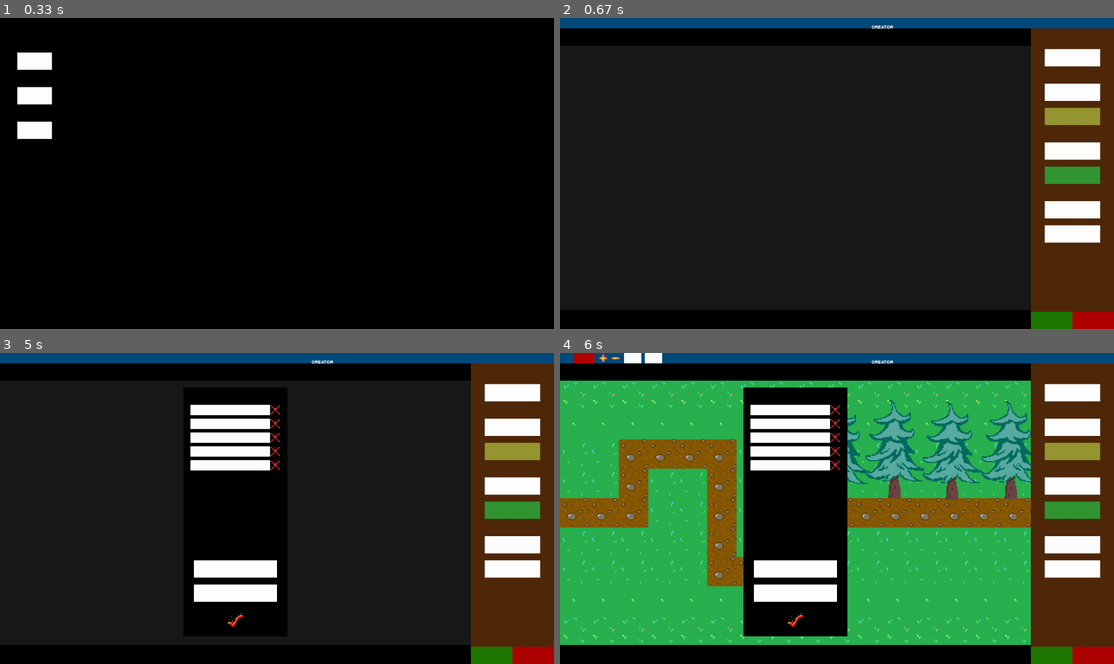
Above: before the commit, frames 1-4 (two rows, left to right).
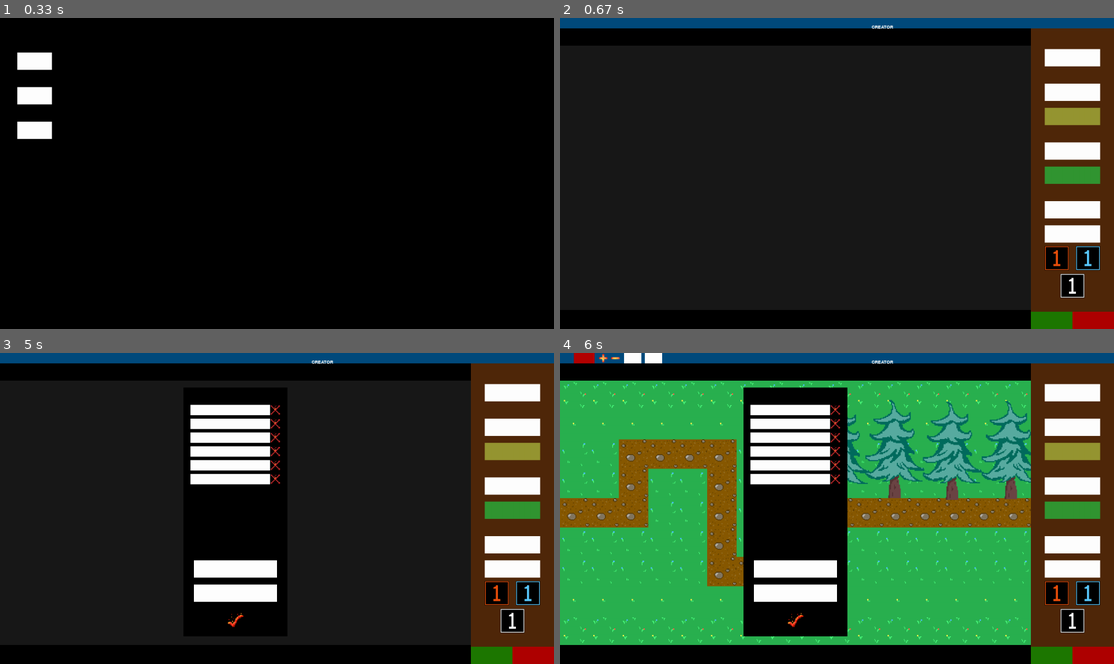
Above: after the commit, the same moments.

Repository: Markuss2b/td
Game: pygame game, started from main.py
Same seed, same stepped clock (60 frames per second), same inputs: the game is played once before the commit and once after it.
Inputs (mouse positions are in pixels of both pictures, inside the frame that each line leads up to):
- Up to frame 1 (0.33 s): no input
- Up to frame 2 (0.67 s): click (593, 95) at 0.38 s
- Up to frame 3 (5 s): click (498, 592) at 0.72 s; click (526, 592) at 2.05 s; click (509, 620) at 3.38 s; click (509, 393) at 4.72 s
- Up to frame 4 (6 s): click (1008, 502) at 5.05 s; click (1069, 393) at 5.38 s; click (792, 424) at 5.72 s

Frame 1 is identical in both runs. In frame 2, 1.0% of the frame differs, in the area x 87-98%, y 73-91%; in frame 3, 1.6%, in the area x 34-98%, y 38-91%; in frame 4, 1.6%.

Commit message:
Made obstacle placement more comfortable, Obstacles have dynamic sizes based off their original size, Added multiple number styles for displaying path for visibility purposes, New tiles

Diff:
--- /dev/null
+++ b/all_maps/firemap/paths/first_path.txt
@@ -0,0 +1,9 @@
+0 0 0 0 0 0 0 0 0 0 0 0 0 0 0 0
+0 0 0 0 0 0 0 0 0 0 0 0 0 0 0 0
+0 0 0 0 0 0 0 0 0 0 0 0 0 0 0 0
+0 0 4 5 6 7 0 0 0 13 14 15 0 0 20 21
+1 2 3 0 0 8 9 10 11 12 0 16 17 18 19 22
+0 0 0 0 0 0 0 0 0 0 0 0 0 0 0 23
+0 0 0 0 0 0 0 0 0 0 0 0 0 0 0 24
+0 0 0 0 0 0 0 0 0 0 0 0 0 0 0 25
+41 40 39 38 37 36 35 34 33 32 31 30 29 28 27 26
--- /dev/null
+++ b/all_maps/firemap/tower_availability.txt
@@ -0,0 +1,9 @@
+O O O O O O O O O O O O O O O O
+O O O O O O O O O O O O O O O O
+O O O O O O O O O O O O O O O O
+O O X X X X O O O X X X O O X X
+X X X O O X X X X X O X X X X X
+O O O O O O O O O O O O O O O X
+O O O O O O O O O O O O O O O X
+O O O O O O O O O O O O O O O X
+X X X X X X X X X X X X X X X X
--- /dev/null
+++ b/all_maps/firemap/visual_map.txt
@@ -0,0 +1,9 @@
+T_Grass_BG.png T_Burning_BG.png T_Grass_BG.png T_Burning_BG.png T_Grass_BG.png T_Burning_BG.png T_Grass_BG.png T_Burning_BG.png T_Grass_BG.png T_Burning_BG.png T_Grass_BG.png T_Burning_BG.png T_Grass_BG.png T_Burning_BG.png T_Grass_BG.png T_Burning_BG.png
+T_Burning_BG.png T_Grass_BG.png T_Burning_BG.png T_Grass_BG.png T_Burning_BG.png T_Grass_BG.png T_Burning_BG.png T_Grass_BG.png T_Burning_BG.png T_Grass_BG.png T_Burning_BG.png T_Grass_BG.png T_Burning_BG.png T_Grass_BG.png T_Burning_BG.png T_Grass_BG.png
+T_Grass_BG.png T_Burning_BG.png T_Grass_BG.png T_Burning_BG.png T_Grass_BG.png T_Burning_BG.png T_Grass_BG.png T_Burning_BG.png T_Grass_BG.png T_Burning_BG.png T_Grass_BG.png T_Burning_BG.png T_Grass_BG.png T_Burning_BG.png T_Grass_BG.png T_Burning_BG.png
+T_Burning_BG.png T_Grass_BG.png T_Burning_2.png T_Grass_BG.png T_Burning_3.png T_Grass_BG.png T_Burning_BG.png T_Grass_BG.png T_Burning_BG.png T_Grass_BG.png T_Burning_3.png T_Grass_BG.png T_Burning_BG.png T_Grass_BG.png T_Burning_1.png T_Grass_BG.png
+T_Grass_BG.png T_Burning_1.png T_Grass_BG.png T_Burning_BG.png T_Grass_BG.png T_Burning_2.png T_Grass_BG.png T_Burning_2.png T_Grass_BG.png T_Burning_2.png T_Grass_BG.png T_Burning_4.png T_Grass_BG.png T_Burning_3.png T_Grass_BG.png T_Burning_2.png
+T_Burning_BG.png T_Grass_BG.png T_Burning_BG.png T_Grass_BG.png T_Burning_BG.png T_Grass_BG.png T_Burning_BG.png T_Grass_BG.png T_Burning_BG.png T_Grass_BG.png T_Burning_BG.png T_Grass_BG.png T_Burning_BG.png T_Grass_BG.png T_Burning_BG.png T_Grass_BG.png
+T_Grass_BG.png T_Burning_BG.png T_Grass_BG.png T_Burning_BG.png T_Grass_BG.png T_Burning_BG.png T_Grass_BG.png T_Burning_BG.png T_Grass_BG.png T_Burning_BG.png T_Grass_BG.png T_Burning_BG.png T_Grass_BG.png T_Burning_BG.png T_Grass_BG.png T_Burning_2.png
+T_Burning_BG.png T_Grass_BG.png T_Burning_BG.png T_Grass_BG.png T_Burning_BG.png T_Grass_BG.png T_Burning_BG.png T_Grass_BG.png T_Burning_BG.png T_Grass_BG.png T_Burning_BG.png T_Grass_BG.png T_Burning_BG.png T_Grass_BG.png T_Burning_BG.png T_Grass_BG.png
+T_Grass_BG.png T_Burning_2.png T_Grass_BG.png T_Burning_3.png T_Grass_BG.png T_Burning_BG.png T_Grass_BG.png T_Burning_3.png T_Grass_BG.png T_Burning_1.png T_Grass_BG.png T_Burning_4.png T_Grass_BG.png T_Burning_BG.png T_Grass_BG.png T_Burning_4.png
--- a/td_map_creator.py
+++ b/td_map_creator.py
@@ -6,7 +6,6 @@
 from model.map.map import Map, Location, Obstacle
 from model.map.tile_type_enum import get_tile_types
 
-# TODO: Obstacles
 # TODO: Naming new map should be visible
 # TODO: Buttons should have names
 # Tile size 16 x 9
@@ -52,6 +51,8 @@
         self.selected_sequence = "first_path"
 
         self.selected_tile = None
+
+        self.selected_style = "Red"
 
         self.font = pygame.font.SysFont(None, 20)
 
@@ -152,7 +153,18 @@
             pygame.draw.rect(self.screen, (255, 255, 255), see_tower_avail)
             pygame.draw.rect(self.screen, (255, 255, 255), see_sequence)
 
+            red_style_button = pygame.Rect(1400, 660, 70, 70)
+            blue_style_button = pygame.Rect(1490, 660, 70, 70)
+            white_style_button = pygame.Rect(1445, 740, 70, 70)
+            pygame.draw.rect(self.screen, (0, 0, 0), red_style_button)
+            pygame.draw.rect(self.screen, (0, 0, 0), blue_style_button)
+            pygame.draw.rect(self.screen, (0, 0, 0), white_style_button)
+            self.draw_img_on_rect("images/Numbers/Red/1.png", red_style_button.left, red_style_button.top, red_style_button.width-1, red_style_button.height-1)
+            self.draw_img_on_rect("images/Numbers/Blue/1.png", blue_style_button.left, blue_style_button.top, blue_style_button.width-1, blue_style_button.height-1)
+            self.draw_img_on_rect("images/Numbers/White/1.png", white_style_button.left, white_style_button.top, white_style_button.width-1, white_style_button.height-1)
+
             # For now, have to manually add if i add any buttons
+            self.handle_style(red_style_button, blue_style_button, white_style_button)
             self.handle_buttons(select_map, save_button, exit_button, see_tiles, see_tower_avail, see_sequence, tile_map, open_tile_menu_button, open_obstacle_menu, see_obstacles)
 
 
@@ -320,6 +332,20 @@
                         tow_avail.tower_auto_x_path_tiles(sequence)
 
 
+    def handle_style(self, red_style_button, blue_style_button, white_style_button):
+        if red_style_button.collidepoint(self.mx, self.my):
+            if self.click:
+                self.selected_style = "Red"
+
+        if blue_style_button.collidepoint(self.mx, self.my):
+            if self.click:
+                self.selected_style = "Blue"
+
+        if white_style_button.collidepoint(self.mx, self.my):
+            if self.click:
+                self.selected_style = "White"
+
+
     def select_map_menu(self):
         map_menu_left = 530
         map_menu_top = 100
@@ -397,6 +423,8 @@
                         self.map_selected.initialize_all_maps()
                         self.map_selected.save_map()
 
+                        self.selected_view_mode = "Tiles"
+
 
     def open_tile_menu(self):
         tile_menu_left = 370
@@ -541,19 +569,22 @@
                 sel_path.add_next_step(x, y)
 
 
-        # TODO:
         elif self.selected_view_mode == "Obstacles":
-            print(self.map_selected.get_obstacles())
             if self.click:
                 if self.selected_obstacle != "None":
-                    # TODO: Size dynamic
-                    half = 42
+                    obstacle_image = pygame.image.load(f'images/Obstacles/{self.selected_obstacle}')
+                    original_image_width, original_image_height = obstacle_image.get_size()
+                    new_image_width = original_image_width * 2
+                    new_image_height = original_image_height * 2
+
                     if self.obstacle_placement_method == "Free":
-                        self.map_selected.add_obstacle(self.selected_obstacle, self.mx - half, self.my - 199, 170, 284)
+                        left = self.mx - self.tile_size/2 - 10
+                        top = self.my - new_image_height + self.tile_size/2
+                        self.map_selected.add_obstacle(self.selected_obstacle, left, top, new_image_width, new_image_height)
                     if self.obstacle_placement_method == "Tile":
                         left, top = self.get_rect_param(x, y)
-                        left = left - half
-                        top = top - 199
+                        left = left - 20
+                        top = top - self.tile_size - new_image_height/5
 
                         obstacle_already_exists = False
                         for obstacle in self.map_selected.get_obstacles():
@@ -561,7 +592,7 @@
                                 obstacle_already_exists = True
 
                         if obstacle_already_exists == False:
-                            self.map_selected.add_obstacle(self.selected_obstacle, left, top, 170, 284)
+                            self.map_selected.add_obstacle(self.selected_obstacle, left, top, new_image_width, new_image_height)
 
 
     def draw_tile_img(self):
@@ -610,7 +641,7 @@
                     tile_x, tile_y = self.get_rect_param(x, y)
                     tile_num = path_2d[y][x]
 
-                    self.draw_img_on_rect(f'images/Numbers/{tile_num}.png', tile_x, tile_y, self.tile_size, self.tile_size)
+                    self.draw_img_on_rect(f'images/Numbers/{self.selected_style}/{tile_num}.png', tile_x, tile_y, self.tile_size-1, self.tile_size-1)
 
 
     def get_obstacles_from_image_folder(self):
Empty file added: all_maps/firemap/obstacles.txt
Binary file added: images/Numbers/Blue/0.png
Binary file added: images/Numbers/Blue/1.png
Binary file added: images/Numbers/Blue/10.png
Binary file added: images/Numbers/Blue/11.png
Binary file added: images/Numbers/Blue/12.png
Binary file added: images/Numbers/Blue/13.png
Binary file added: images/Numbers/Blue/14.png
Binary file added: images/Numbers/Blue/15.png
Binary file added: images/Numbers/Blue/16.png
Binary file added: images/Numbers/Blue/17.png
Binary file added: images/Numbers/Blue/18.png
(and 294 more such lines)
